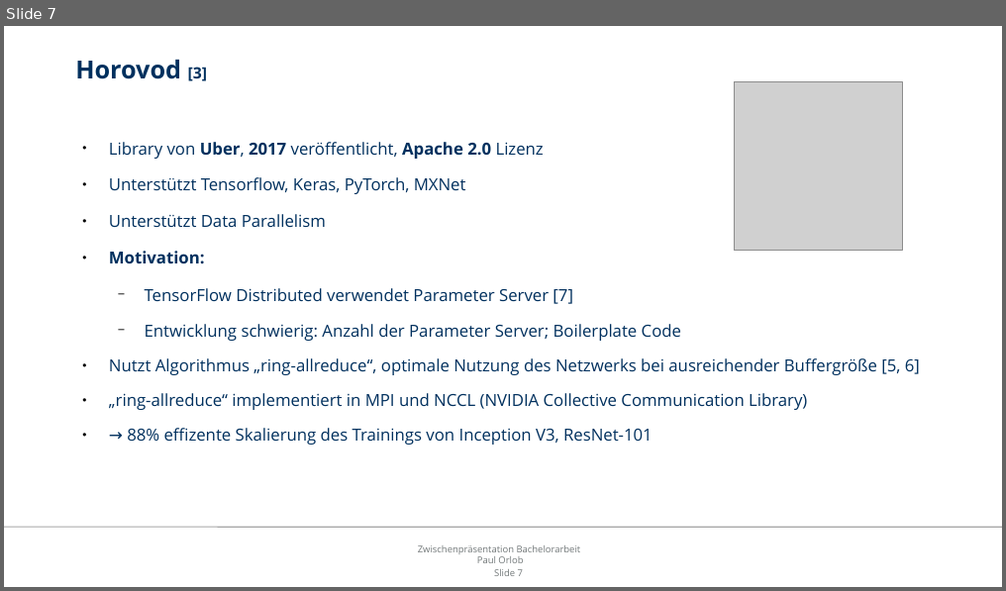
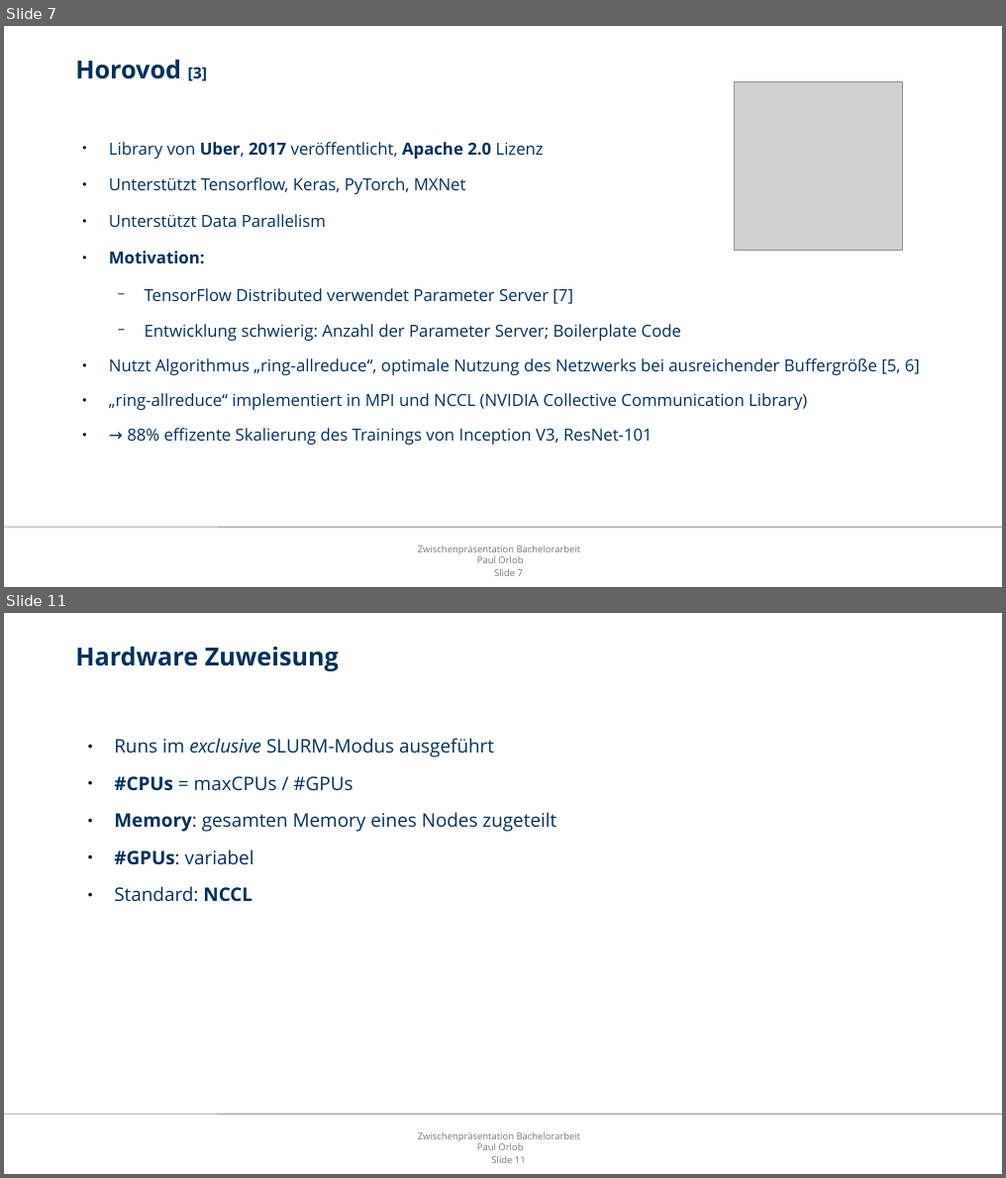
Before and after one commit to orlopau/bachelor-thesis-code, a slide deck: thesis/presentation.odp. Shown one above the other, each under a label of ours: slide 7 before the commit, slides 7 and 11 after it; the slides between them are not shown. The pictures are 1006x591 and 1006x1178 pixels, drawn with LibreOffice and Linux fonts; fonts in the diff are those of the drawing; grey boxes stand for pictures; background and template pictures are left out. Boxes give left, top, right and bottom in pixels: in the first picture for what was removed or moved away, otherwise in the second. Text is boxed around its words. In the diff, an @@ line names an element or a change of style, - is before the commit and + after.

```diff
--- a/thesis/presentation.odp
+++ b/thesis/presentation.odp
@@ slide 11 added at box(4, 613, 1002, 1174), background #FFFFFF; not listed: 3 template elements that a slide beside it also shows @@
@@ title added at box(75, 647, 339, 671), 24 pt, text #00305E, bold @@
+Hardware Zuweisung
@@ text added at box(114, 738, 556, 902), 18 pt, text #00305E @@
+● Runs im exclusive SLURM-Modus ausgeführt
+● #CPUs = maxCPUs / #GPUs
+● Memory: gesamten Memory eines Nodes zugeteilt
+● #GPUs: variabel
+● Standard: NCCL
```
Also in this commit, not shown: 4 slides changed, 20 other slides added, 1 slide removed, 11 other files.
